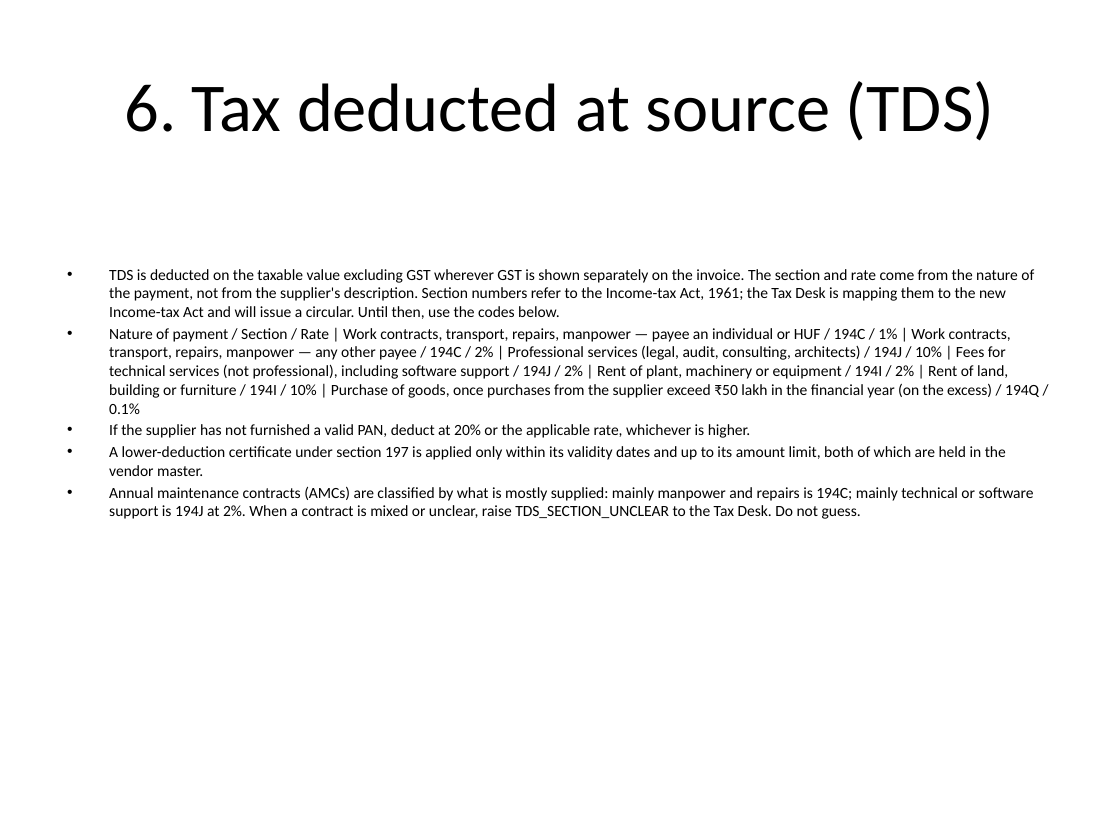
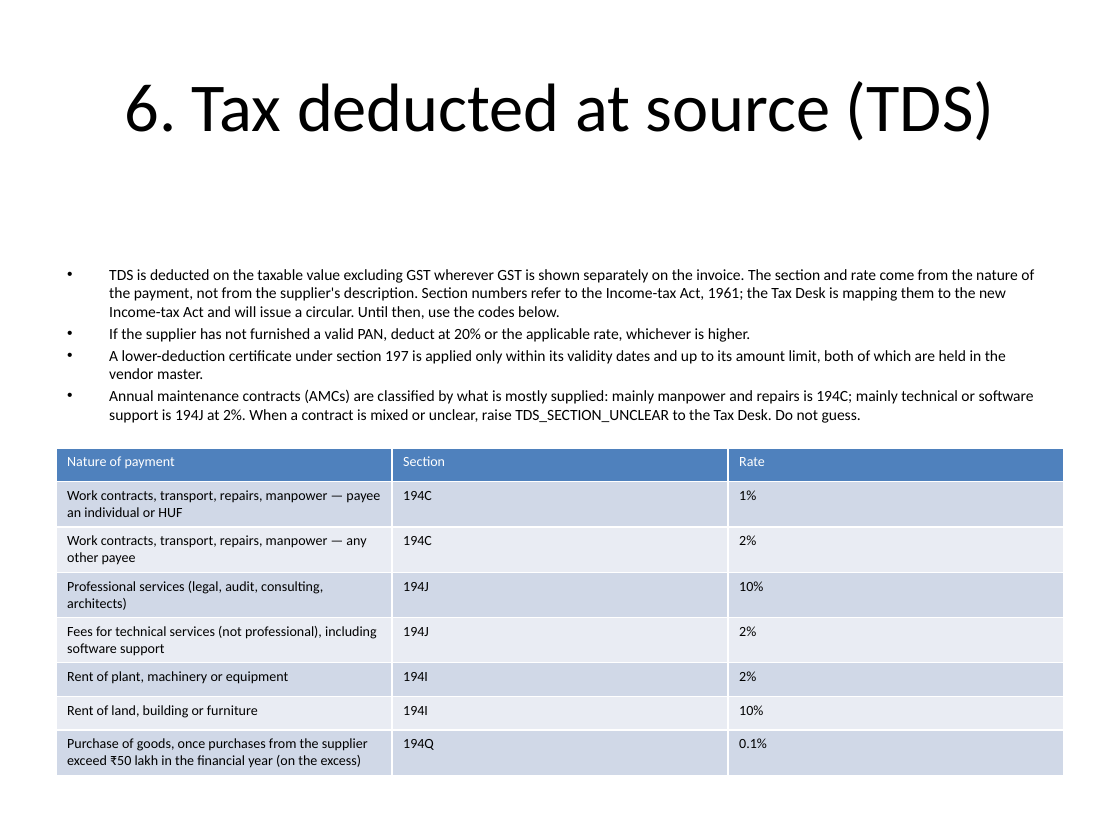
Before and after one commit to deepsleepisgood/enterprise-knowledge-engine, a slide deck: slide 22 of synthetic/variants/PS-07_AP_SOP_v4.0_2026.pptx. Drawn at 1120x840 pixels with LibreOffice and Linux fonts; fonts in the diff are those of the drawing. Boxes give left, top, right and bottom in pixels: in the first picture for what was removed or moved away, otherwise in the second. Text is boxed around its words. In the diff, an @@ line names an element or a change of style, - is before the commit and + after.

```diff
--- a/synthetic/variants/PS-07_AP_SOP_v4.0_2026.pptx
+++ b/synthetic/variants/PS-07_AP_SOP_v4.0_2026.pptx
@@ text at bbox=[109, 328, 1039, 414]: paragraph removed @@
-• Nature of payment / Section / Rate | Work contracts, transport, repairs, manpower — payee an individual or HUF / 194C / 1% | Work contracts, transport, repairs, manpower — any other payee / 194C / 2% | Professional services (legal, audit, consulting, architects) / 194J / 10% | Fees for technical services (not professional), including software support / 194J / 2% | Rent of plant, machinery or equipment / 194I / 2% | Rent of land, building or furniture / 194I / 10% | Purchase of goods, once purchases from the supplier exceed ₹50 lakh in the financial year (on the excess) / 194Q / 0.1%
@@ table added at bbox=[56, 448, 1064, 772], 8 rows, 3 columns @@
+Nature of payment | Section | Rate
+Work contracts, transport, repairs, manpower — payee an individual or HUF | 194C | 1%
+Work contracts, transport, repairs, manpower — any other payee | 194C | 2%
+Professional services (legal, audit, consulting, architects) | 194J | 10%
+Fees for technical services (not professional), including software support | 194J | 2%
+Rent of plant, machinery or equipment | 194I | 2%
+Rent of land, building or furniture | 194I | 10%
+Purchase of goods, once purchases from the supplier exceed ₹50 lakh in the financial year (on the excess) | 194Q | 0.1%
```
Also in this commit, not shown: 5 other slides changed, 45 other files.
